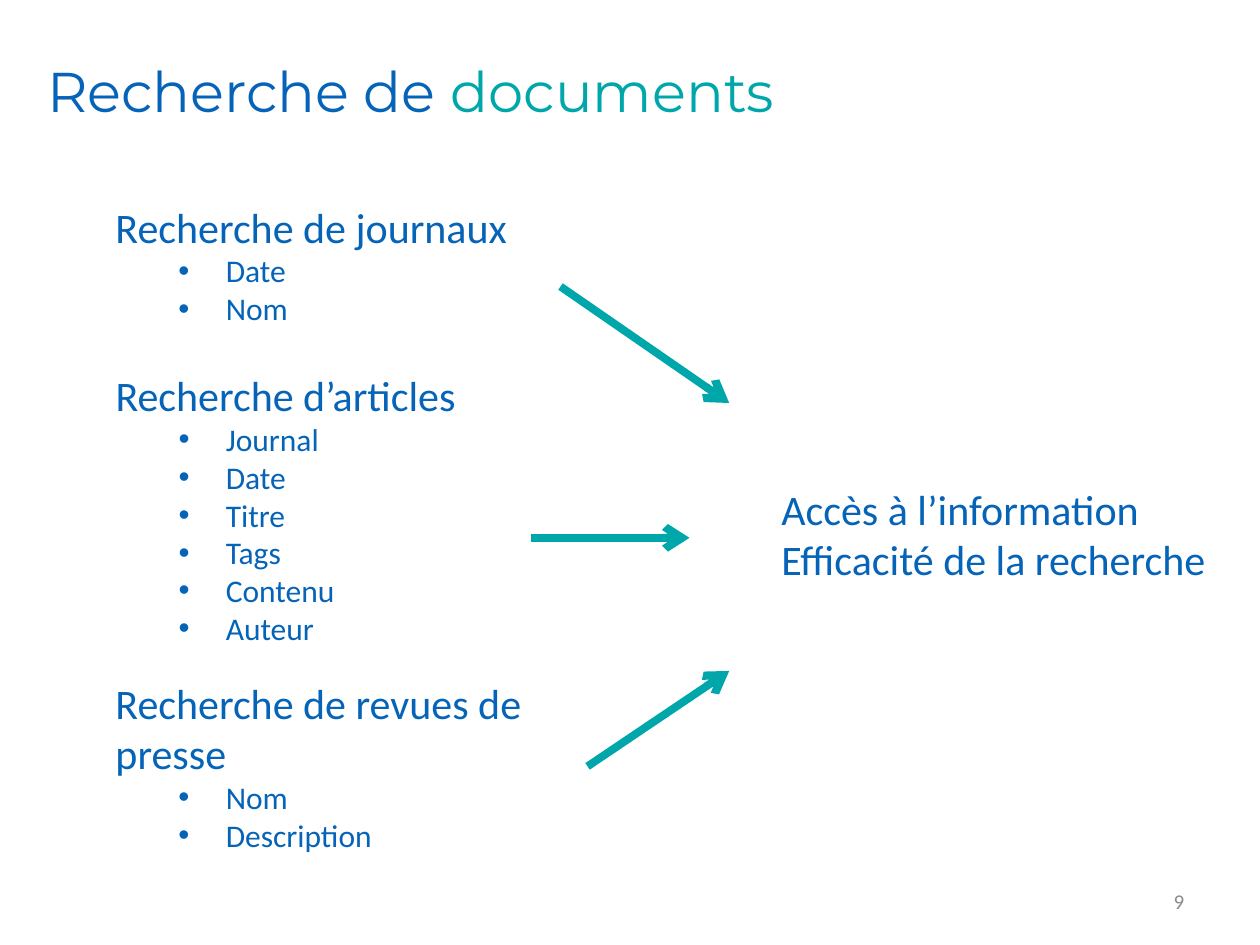
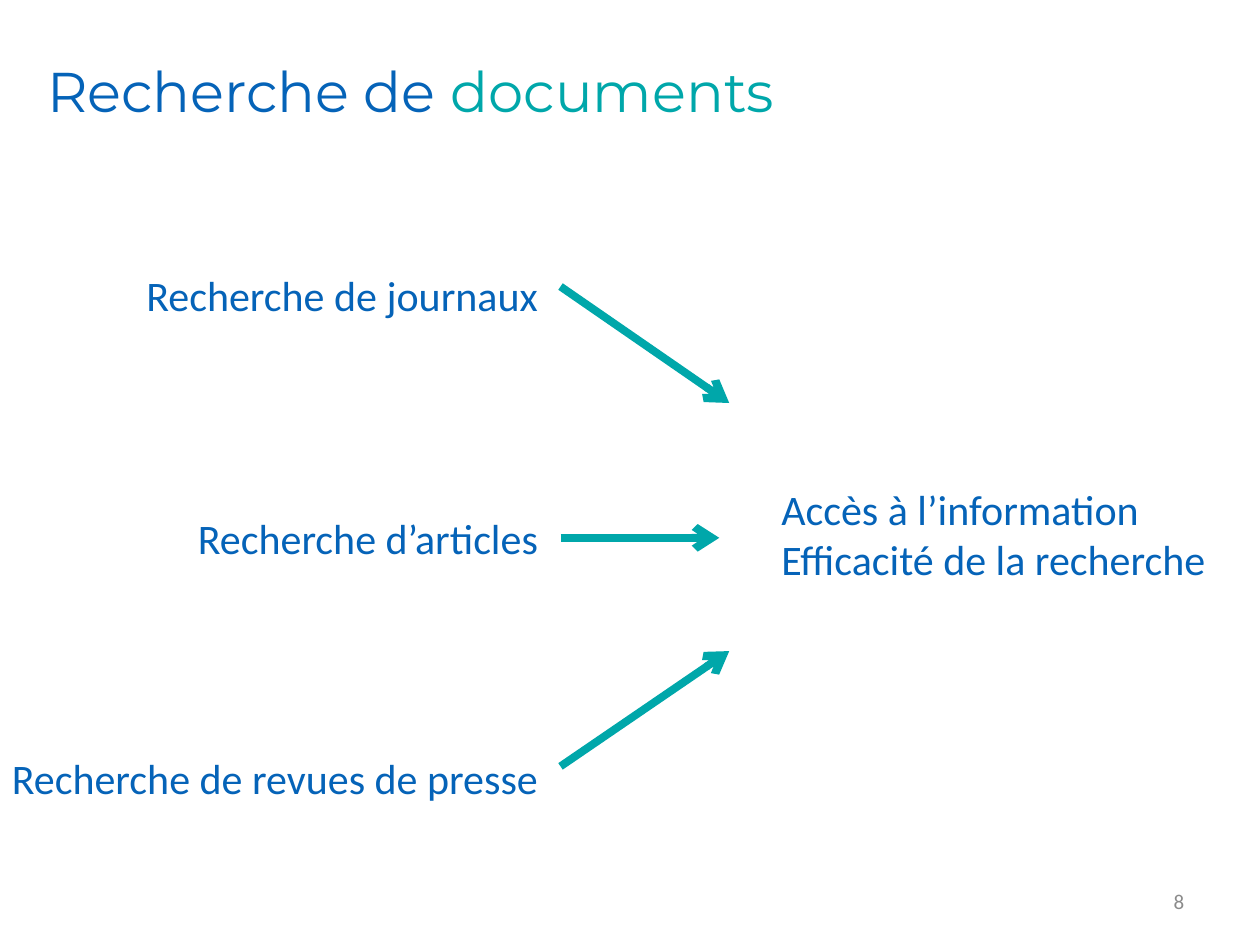
Before and after one commit to Romcol/Gutemberg-rapports, a slide deck: slide 8 of defense/1_project/powerpoint.pptx (slide 9 before the commit). Drawn at 1260x945 pixels with LibreOffice and Linux fonts; fonts in the diff are those of the drawing; background and template pictures are left out. Boxes give left, top, right and bottom in pixels: in the first picture for what was removed or moved away, otherwise in the second. Text is boxed around its words. In the diff, an @@ line names an element or a change of style, - is before the commit and + after.

```diff
--- a/defense/1_project/powerpoint.pptx
+++ b/defense/1_project/powerpoint.pptx
@@ text "Recherche de journaux" moved from (x1=115, y1=213, x2=507, y2=321) to (x1=146, y1=281, x2=538, y2=319) @@
@@ text at (x1=226, y1=261, x2=288, y2=321): paragraphs removed @@
-  • Date
-  • Nom
@@ text at (x1=226, y1=429, x2=335, y2=641): paragraphs removed @@
-  • Journal
-  • Date
-  • Titre
-  • Tags
-  • Contenu
-  • Auteur
@@ alignment left to right in 3 elements at (x1=146, y1=281, x2=538, y2=319), (x1=12, y1=764, x2=538, y2=801), (x1=198, y1=524, x2=538, y2=555) @@
@@ text "Recherche d’articles" moved from (x1=116, y1=381, x2=455, y2=641) to (x1=198, y1=524, x2=538, y2=555) @@
@@ arrow moved from (530, 538) - (689, 538) to (561, 538) - (719, 538) @@
@@ arrow moved from (587, 766) - (730, 670) to (561, 766) - (730, 651) @@
@@ text "Recherche de revues de presse" moved from (x1=115, y1=689, x2=521, y2=852) to (x1=12, y1=764, x2=538, y2=801) @@
@@ text at (x1=226, y1=788, x2=372, y2=852): paragraphs removed @@
-  • Nom
-  • Description
@@ page number at (x1=1174, y1=895, x2=1185, y2=909): text changed @@
-9
+8
```
Also in this commit, not shown: 7 other slides changed, 1 slide added, 2 slides removed.
